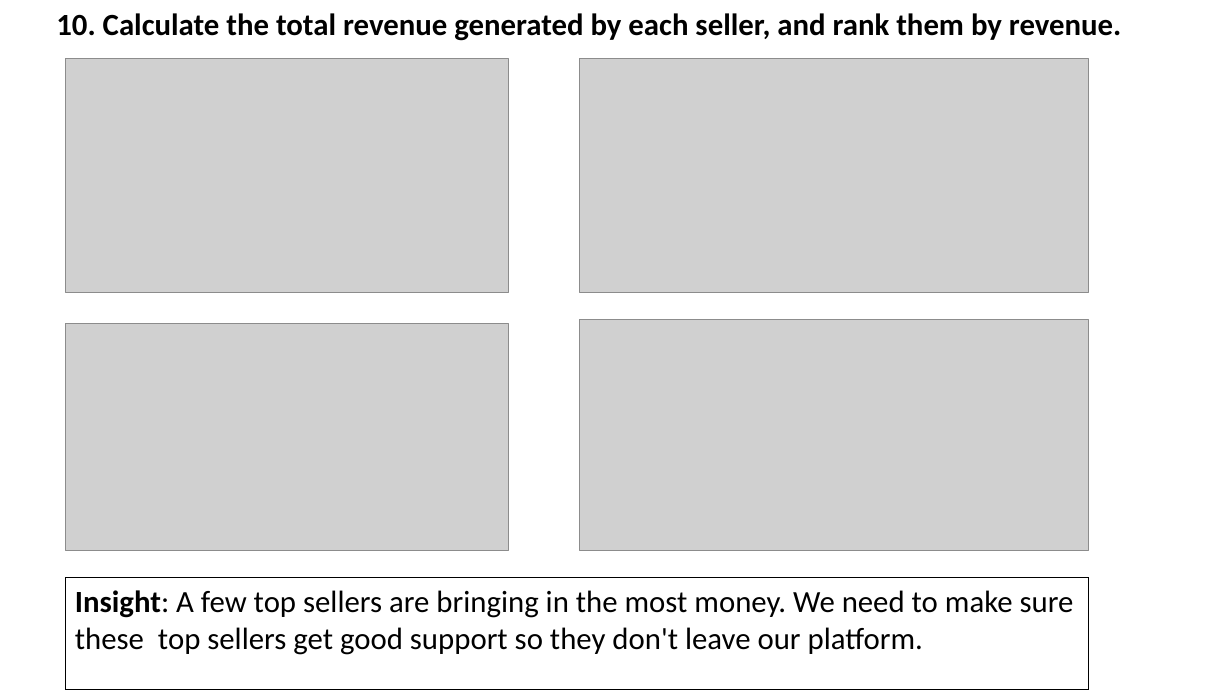
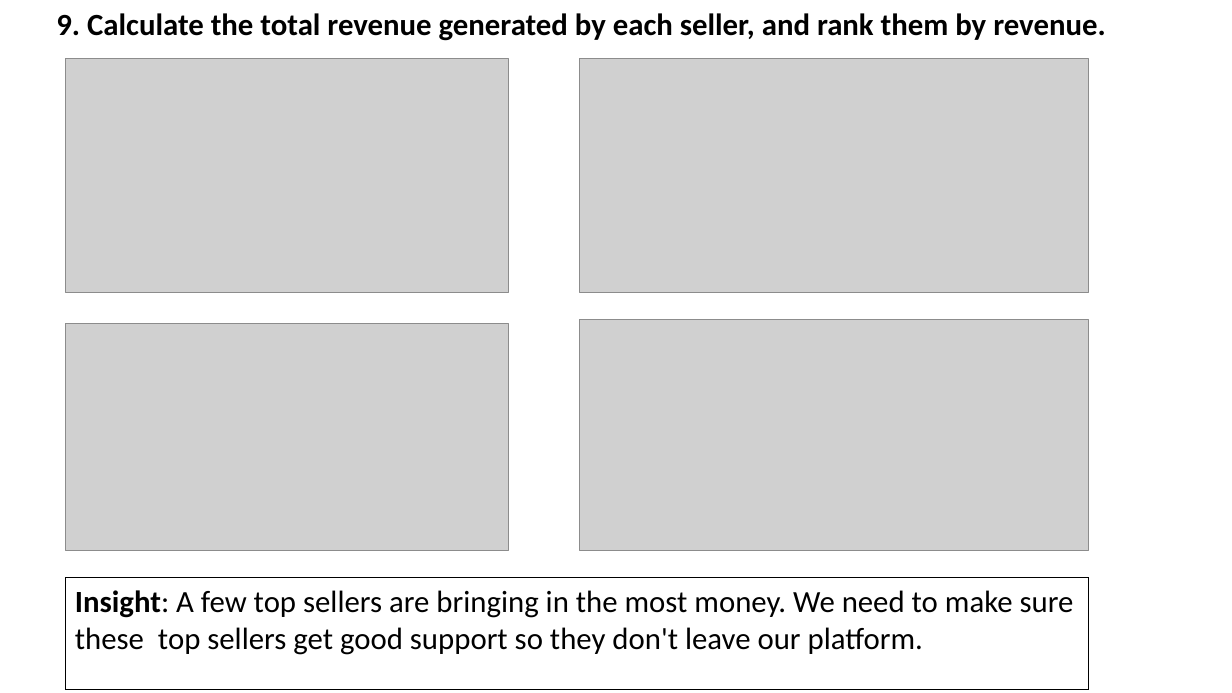
Before and after one commit to komalchahal/End-To-End-Sales-Analysis, a slide deck: slide 10 of Project Summary.pptx (slide 11 before the commit). Drawn at 1232x693 pixels with LibreOffice and Linux fonts; fonts in the diff are those of the drawing; grey boxes stand for pictures. Boxes give left, top, right and bottom in pixels: in the first picture for what was removed or moved away, otherwise in the second. Text is boxed around its words. In the diff, an @@ line names an element or a change of style, - is before the commit and + after.

```diff
--- a/Project Summary.pptx
+++ b/Project Summary.pptx
@@ title at (56,13,1105,41): text changed @@
-10. Calculate the total revenue generated by each seller, and rank them by revenue.
+9. Calculate the total revenue generated by each seller, and rank them by revenue.
```
Also in this commit, not shown: 4 other slides changed.
